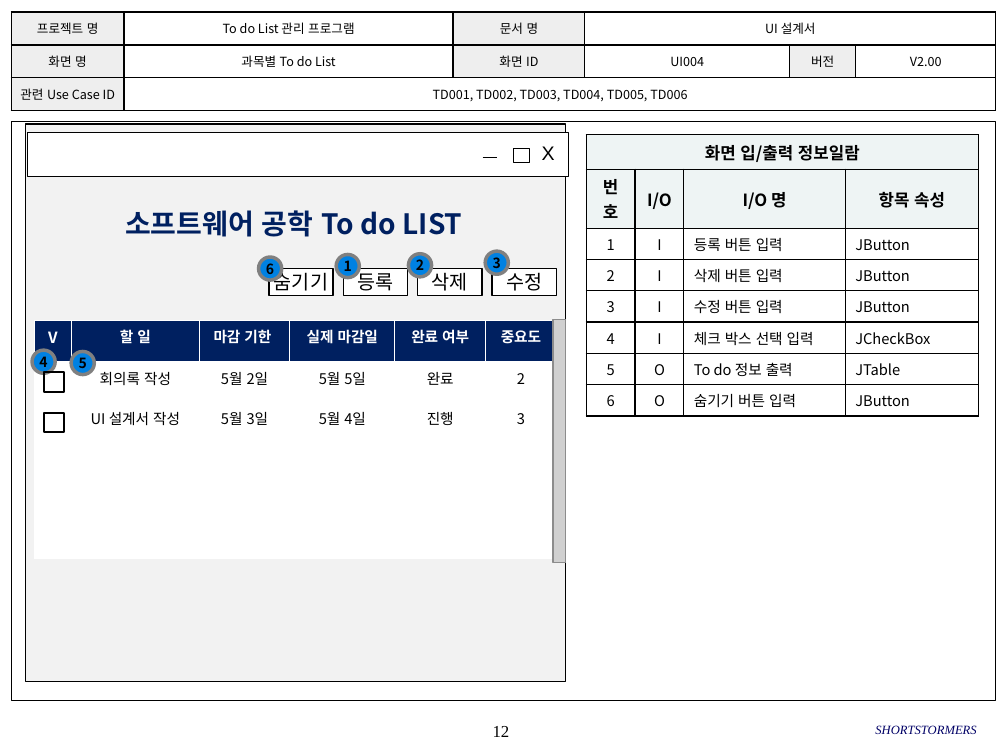
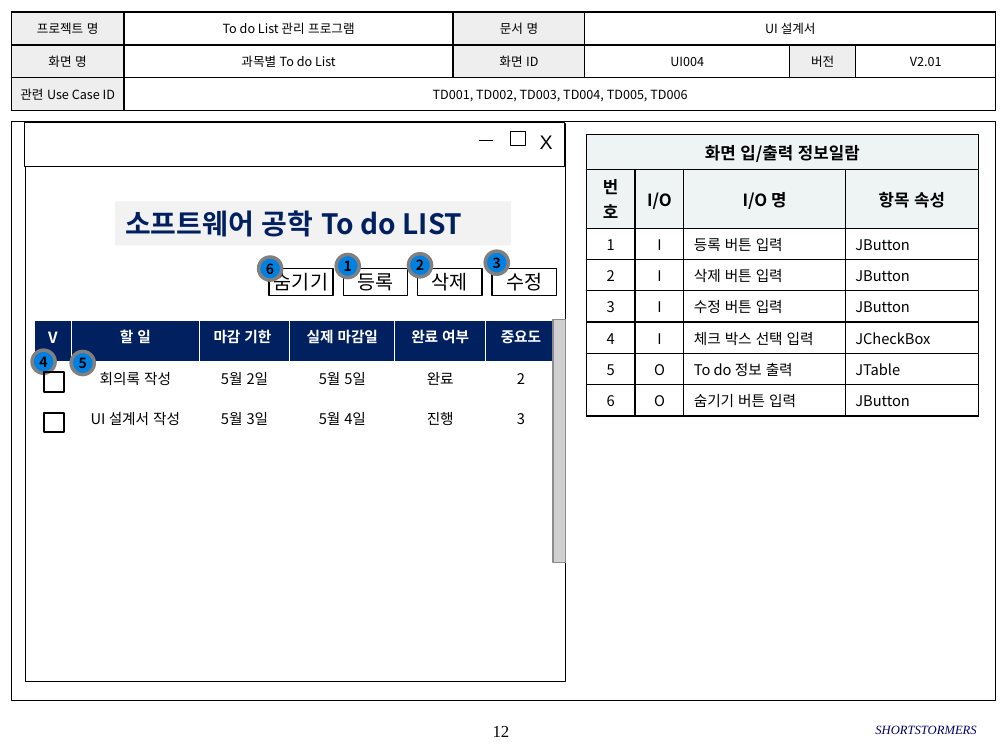
Before and after one commit to SMU-SE-Admin/18-1_7_SHORTSTORMERS_Doc, a slide deck: slide 12 of 03 설계/UI 설계서_7_SHORTSTORMERS.pptx. Drawn at 1008x756 pixels with LibreOffice and Linux fonts; fonts in the diff are those of the drawing; grey boxes stand for pictures; background and template pictures are left out. Boxes give left, top, right and bottom in pixels: in the first picture for what was removed or moved away, otherwise in the second. Text is boxed around its words. In the diff, an @@ line names an element or a change of style, - is before the commit and + after.

```diff
--- a/03 설계/UI 설계서_7_SHORTSTORMERS.pptx
+++ b/03 설계/UI 설계서_7_SHORTSTORMERS.pptx
@@ table at (x1=11, y1=12, x2=995, y2=111) @@
-row 2, column 6: V2.00
+row 2, column 6: V2.01
@@ rectangle moved from (x1=27, y1=132, x2=568, y2=176) to (x1=24, y1=122, x2=564, y2=166) @@
@@ rectangle at (x1=25, y1=124, x2=565, y2=681): fill #F2F2F2 to #FFFFFF @@
@@ line moved from (483, 157) - (497, 157) to (479, 140) - (493, 140) @@
@@ rectangle moved from (x1=513, y1=148, x2=528, y2=161) to (x1=510, y1=131, x2=525, y2=144) @@
@@ rectangle "X" moved from (x1=532, y1=136, x2=565, y2=174) to (x1=529, y1=125, x2=562, y2=163) @@
```
Also in this commit, not shown: 24 other slides changed, 2 slides added.
